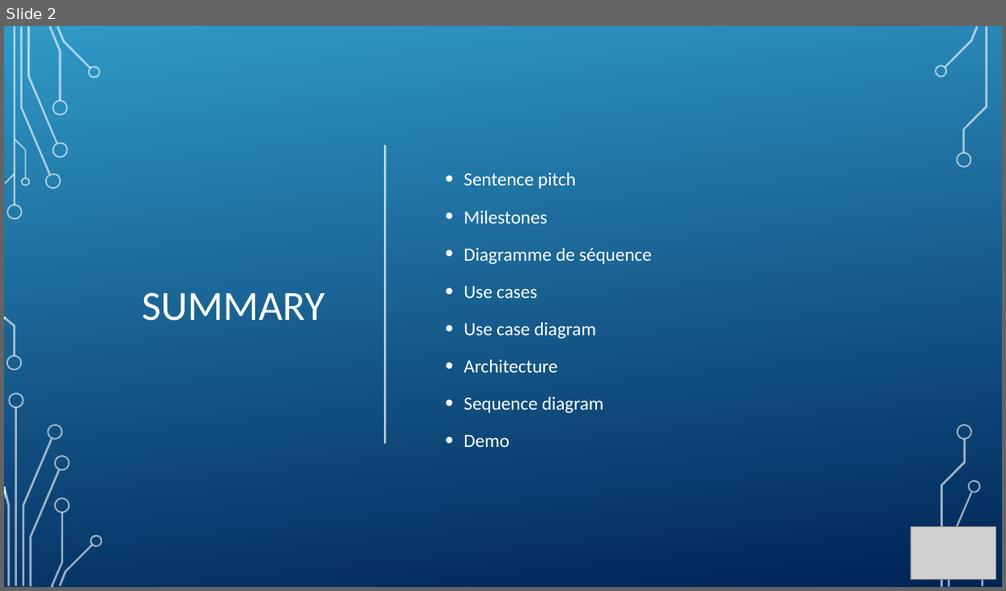
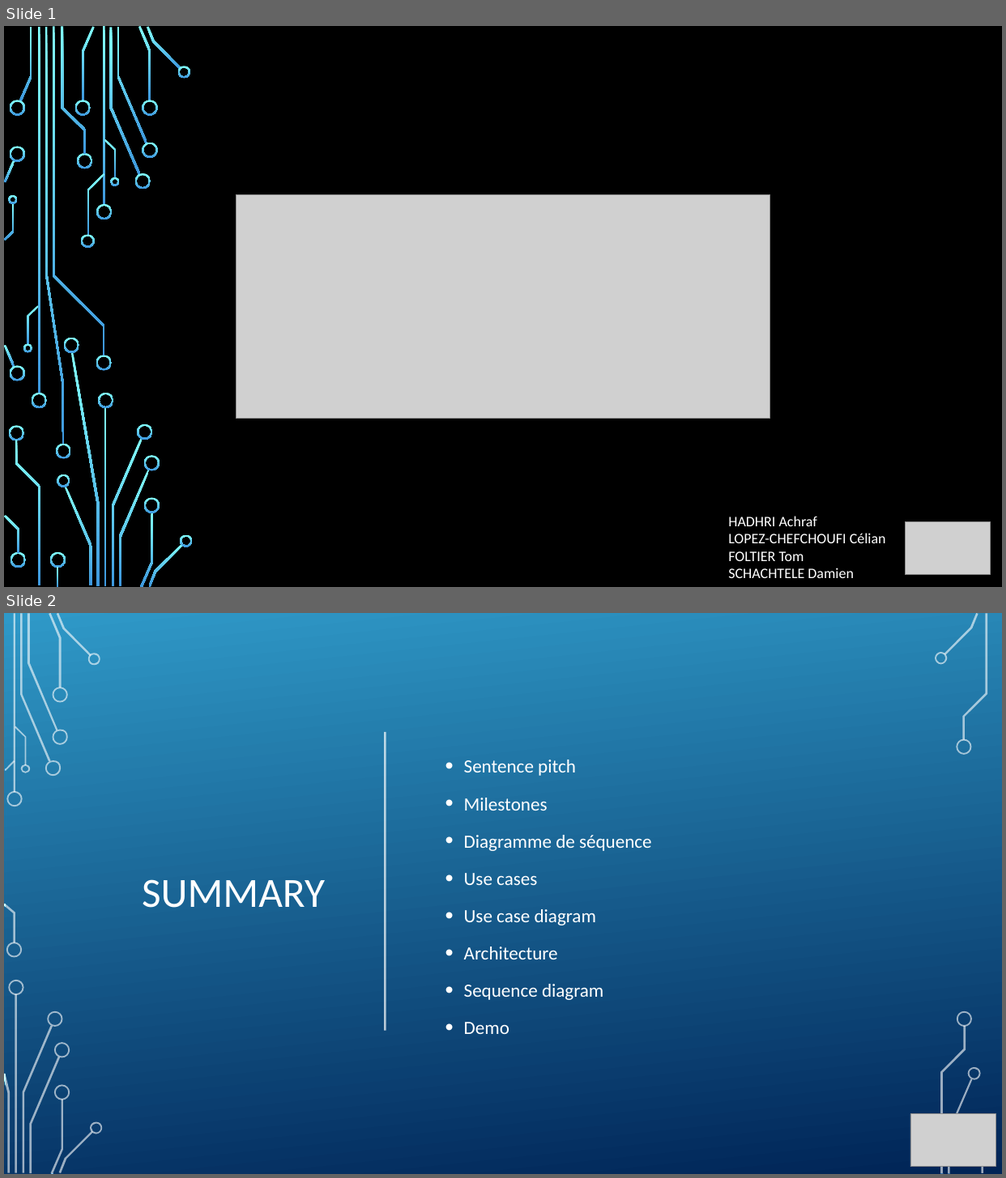
Before and after one commit to ahadhri90/VirtualTag, a slide deck: Projet Virtual Tag.pptx. Shown one above the other, each under a label of ours: slide 2 before the commit, slides 1 and 2 after it. The pictures are 1006x591 and 1006x1178 pixels, drawn with LibreOffice and Linux fonts; fonts in the diff are those of the drawing; grey boxes stand for pictures; background and template pictures are left out. Boxes give left, top, right and bottom in pixels: in the first picture for what was removed or moved away, otherwise in the second. Text is boxed around its words. In the diff, an @@ line names an element or a change of style, - is before the commit and + after.

```diff
--- a/Projet Virtual Tag.pptx
+++ b/Projet Virtual Tag.pptx
@@ slide 1 added at (x1=4, y1=26, x2=1002, y2=587), background picture (left out) @@
@@ picture added at (x1=236, y1=194, x2=769, y2=418) @@
@@ group added at (x1=4, y1=26, x2=193, y2=587): 50 freeform shapes, 4 rectangles @@
@@ text added at (x1=728, y1=516, x2=886, y2=578), 14 pt, text #FFFFFF @@
+HADHRI Achraf
+LOPEZ-CHEFCHOUFI Célian
+FOLTIER Tom
+SCHACHTELE Damien
@@ picture added at (x1=906, y1=523, x2=991, y2=575) @@
```
Also in this commit, not shown: 1 slide removed.
